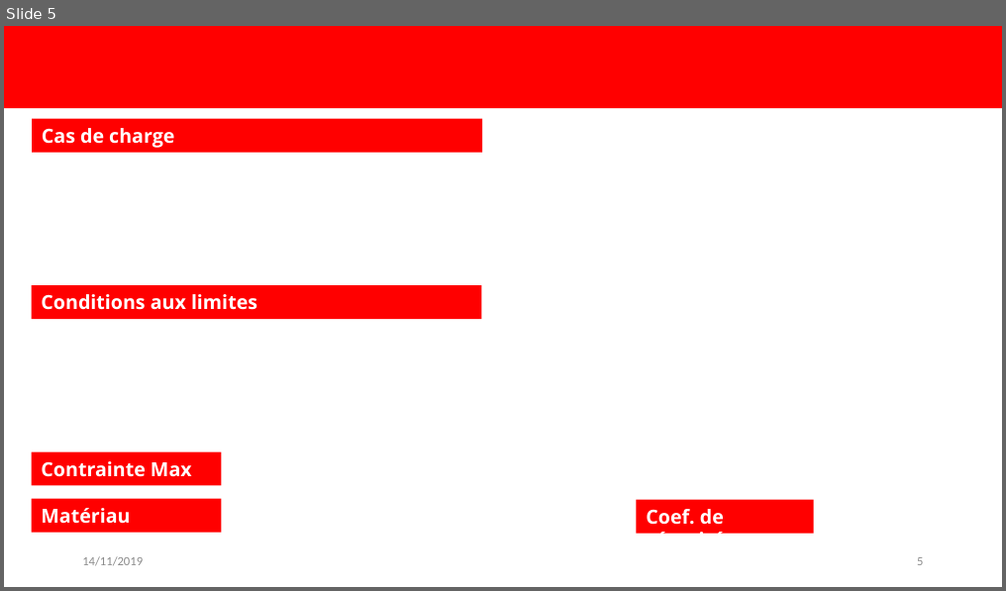
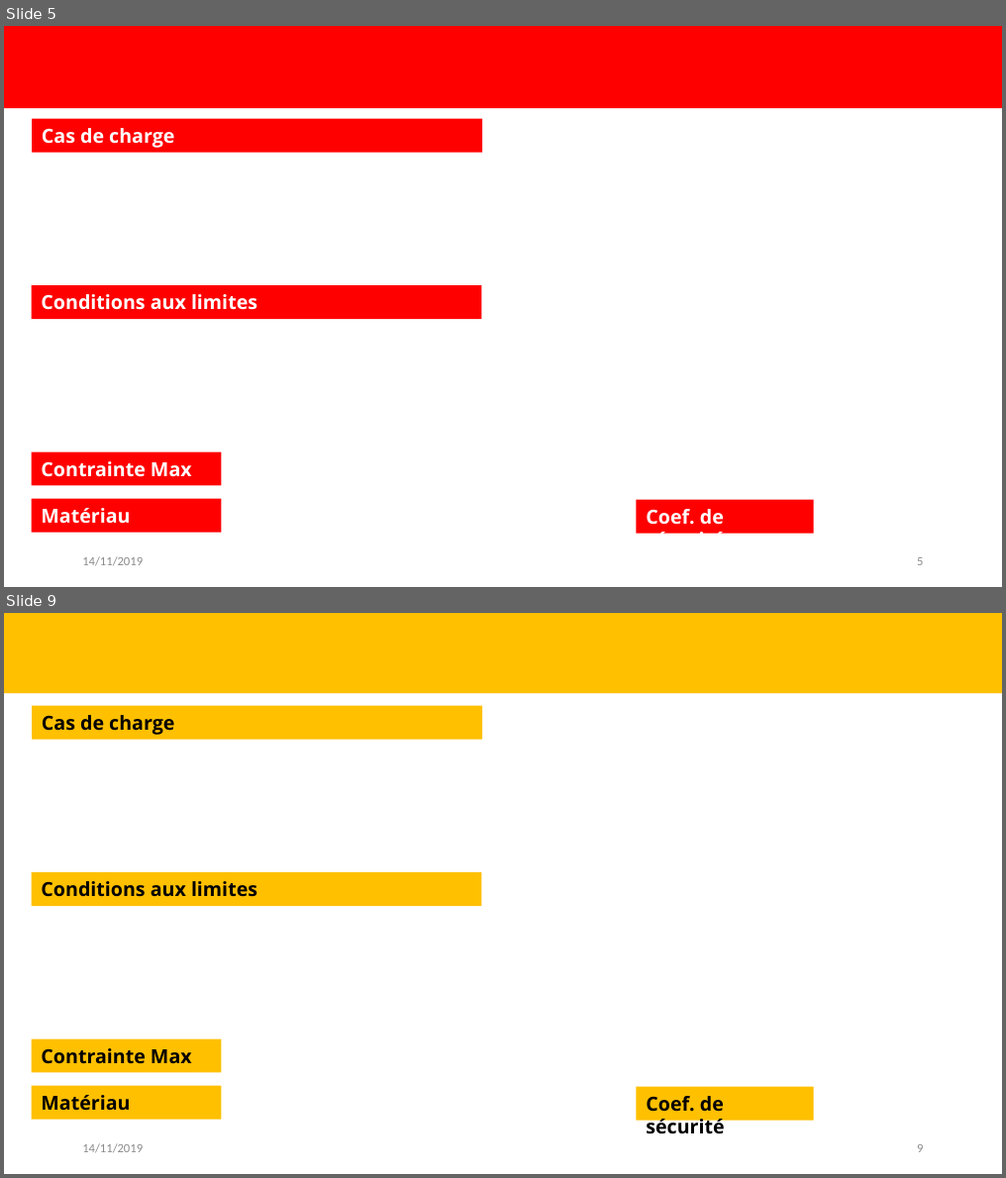
Before and after one commit to EOSCogniton/Ressources2020, a slide deck: TO_TOPs/06_Audits_Techniques/Template.pptx. Shown one above the other, each under a label of ours: slide 5 before the commit, slides 5 and 9 after it; the slides between them are not shown. The pictures are 1006x591 and 1006x1178 pixels, drawn with LibreOffice and Linux fonts; fonts in the diff are those of the drawing; background and template pictures are left out. Boxes give left, top, right and bottom in pixels: in the first picture for what was removed or moved away, otherwise in the second. Text is boxed around its words. In the diff, an @@ line names an element or a change of style, - is before the commit and + after.

```diff
--- a/TO_TOPs/06_Audits_Techniques/Template.pptx
+++ b/TO_TOPs/06_Audits_Techniques/Template.pptx
@@ slide 9 added at [4, 613, 1002, 1174], background #FFFFFF @@
@@ rectangle added at [4, 613, 1002, 694], fill #FFC000 @@
@@ rectangle added at [32, 706, 482, 740], fill #FFC000, 14 pt, text #000000, bold @@
+Cas de charge
@@ rectangle added at [31, 872, 481, 906], fill #FFC000, 14 pt, text #000000, bold @@
+Conditions aux limites
@@ rectangle added at [31, 1039, 221, 1073], fill #FFC000, 14 pt, text #000000, bold @@
+Contrainte Max
@@ rectangle added at [31, 1086, 221, 1120], fill #FFC000, 14 pt, text #000000, bold @@
+Matériau
@@ rectangle added at [636, 1087, 813, 1121], fill #FFC000, 14 pt, text #000000, bold @@
+Coef. de sécurité
@@ text added at [82, 1144, 143, 1154], 9 pt, text #8C8C8C @@
+14/11/2019
@@ page number added at [917, 1145, 923, 1153], 9 pt, text #8C8C8C @@
+9
```
Also in this commit, not shown: 2 slides changed, 15 other slides added, 1 other file.
